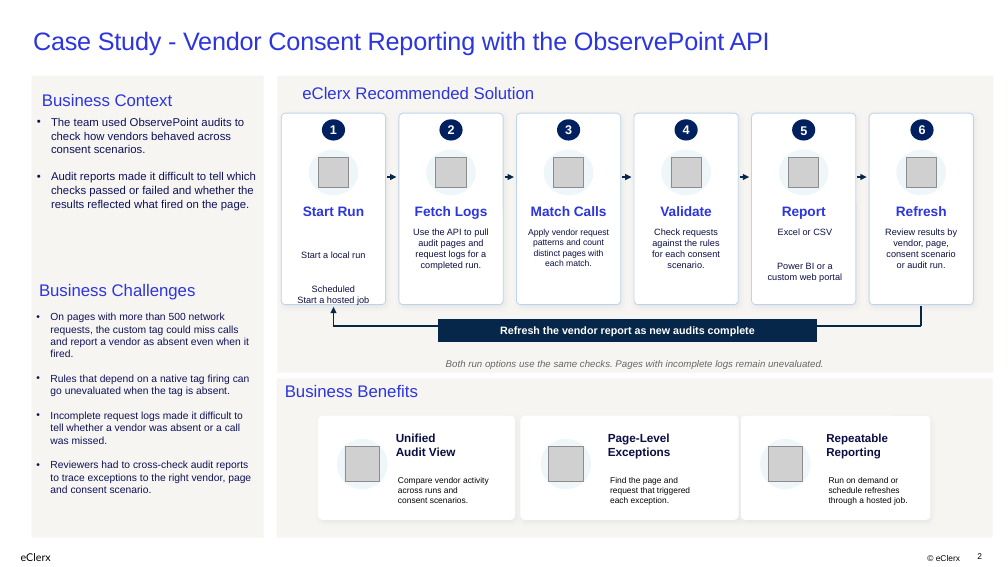
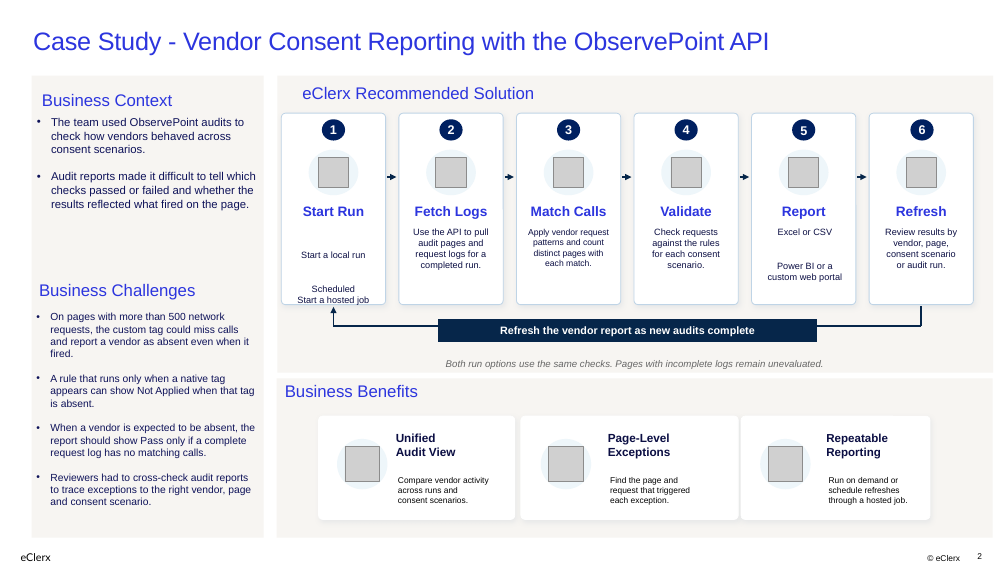
Before and after one commit to analyticsExperiment/FinalFirePower, a slide deck: slide 2 of Sky Sports ObservePoint Use Cases - Revised.pptx. Drawn at 1008x567 pixels with LibreOffice and Linux fonts; fonts in the diff are those of the drawing; grey boxes stand for pictures. Boxes give left, top, right and bottom in pixels: in the first picture for what was removed or moved away, otherwise in the second. Text is boxed around its words. In the diff, an @@ line names an element or a change of style, - is before the commit and + after.

Commit message:
Clarify ObservePoint reporting challenges

```diff
--- a/Sky Sports ObservePoint Use Cases - Revised.pptx
+++ b/Sky Sports ObservePoint Use Cases - Revised.pptx
@@ text at bbox=[50, 374, 255, 458]: text changed @@
-• Rules that depend on a native tag firing can go unevaluated when the tag is absent.
-• Incomplete request logs made it difficult to tell whether a vendor was absent or a call was missed.
+• A rule that runs only when a native tag appears can show Not Applied when that tag is absent.
+• When a vendor is expected to be absent, the report should show Pass only if a complete request log has no matching calls.
```
